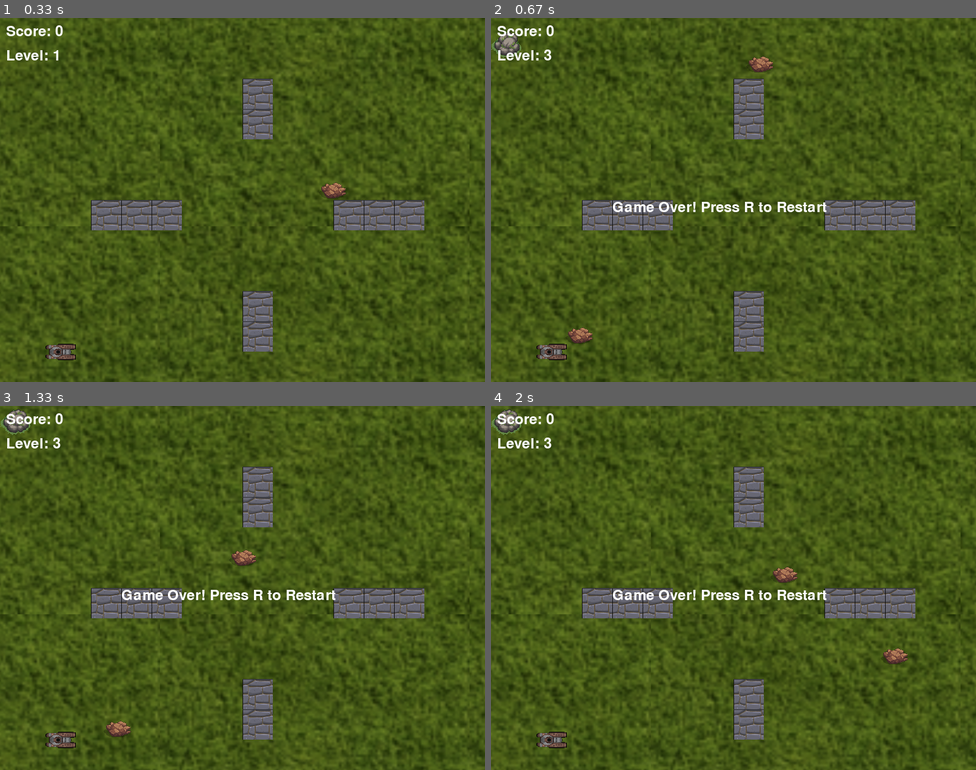
Above: before the commit, frames 1-4 (two rows, left to right).
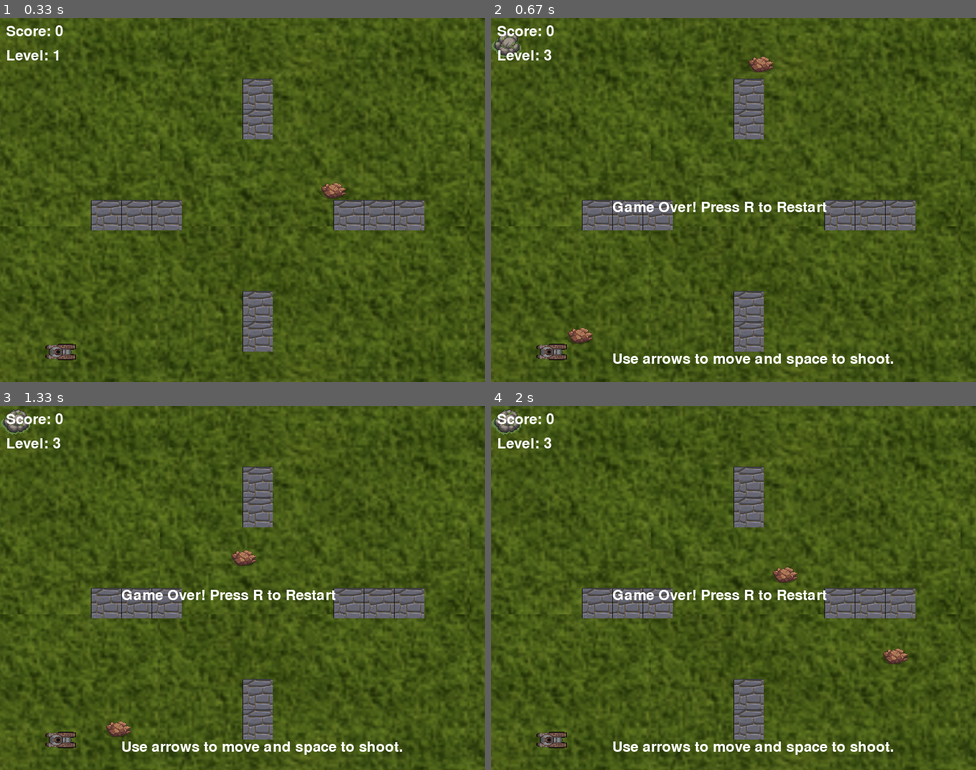
Above: after the commit, the same moments.

Repository: pranjolkoirala/HIT-137-Final-Assessment
Game: pygame game, started from main.py
Two runs of this game, one before a commit and one after it. Both use one fixed random seed, a clock stepped at 60 frames per second and the inputs below.
Inputs:
- Up to frame 1 (0.33 s): no input
- Up to frame 2 (0.67 s): tap 1 at 0.33 s
- Up to frame 3 (1.33 s): tap 1 at 1.23 s
- Up to frame 4 (2 s): tap 1 at 1.53, 1.73 s

Frame 1 is identical in both runs. In frame 2, 0.8% of the frame differs, in the area x 25-83%, y 92-96%; in frame 3, 0.8%; in frame 4, 0.8%.

Commit message:
readme file updated

Diff:
--- a/main.py
+++ b/main.py
@@ -124,8 +124,8 @@
                     boss = None  # Remove the boss
 
             # Check if all enemies are killed to proceed to the next level
-            if len(enemies) == 0 :  # Level 3 does not have a next level
-                if level<3 :
+            if len(enemies) == 0 :
+                if level < 3 : # Level 3 does not have a next level
                     pygame.time.wait(1000)  # Wait for 1 second before transitioning to the next level
                     level += 1
                     if level == 2:
@@ -165,6 +165,8 @@
         if game_over:
             game_over_text = font.render(GAME_OVER_TEXT, True, WHITE)
             screen.blit(game_over_text, (SCREEN_WIDTH // 2 - 200, SCREEN_HEIGHT // 2))
+            control_text = font.render("Use arrows to move and space to shoot.", True, WHITE)
+            screen.blit(control_text, (SCREEN_WIDTH // 2 - 200, SCREEN_HEIGHT -50 ))
 
         pygame.display.flip()  # Update the display
         clock.tick(FPS)  # Limit frame rate
Not shown, changed: README.md
